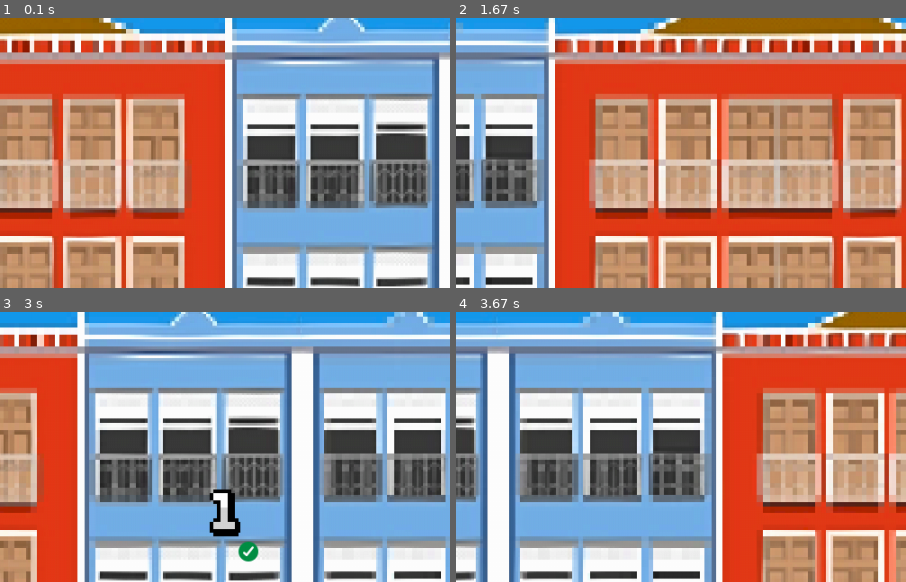
Above: before the commit, frames 1-4 (two rows, left to right).
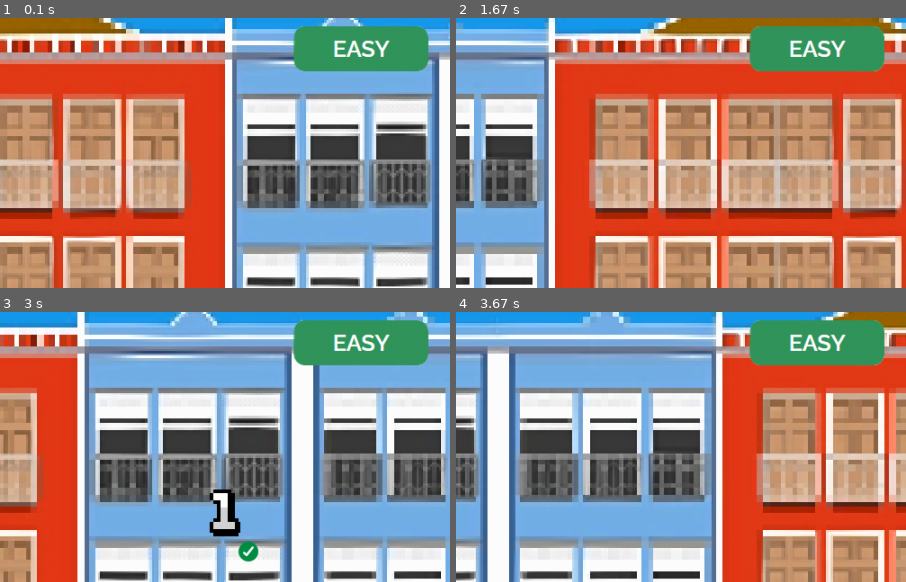
Above: after the commit, the same moments.

Repository: silvaronald/boy_do_bit
Game: pygame game, started from main.py
Two runs of this game, one before a commit and one after it. Both use one fixed random seed, a clock stepped at 60 frames per second and the inputs below.
Inputs:
- Up to frame 1 (0.1 s): no input
- Up to frame 2 (1.67 s): tap Space at 0.33 s; tap W at 0.67, 1.57 s
- Up to frame 3 (3 s): tap W at 1.87, 2.07, 2.37, 2.57, 2.87 s; tap Space at 2.15 s
- Up to frame 4 (3.67 s): tap W at 3.13, 3.47 s; tap Space at 3.55 s
The pictures show only the part of the screen within x 50-100%, y 11-61%; the shares and areas given below are measured in that part.

The runs differ from the first frame. In frame 1, 5.0% of the frame differs, in the area x 65-96%, y 2-20%; in frame 2, 5.0%; in frame 3, 5.0%; in frame 4, 5.0%.

Commit message:
som do collect e do funo atualizados, lvl de dificuldade na screen, display error consertado

Diff:
--- a/main.py
+++ b/main.py
@@ -14,13 +14,28 @@
 
     game_speed = 20
 
+    # Função para padronizar o volume dos sons
+    def create_sound(name):
+        fullname = "Assets/sounds/" + name     # path + name of the sound file
+        sound = pygame.mixer.Sound(fullname)
+        sound.set_volume(0.40)
+        return sound
+
     # Sons utilizados
-    music = pygame.mixer.music.load("Assets/sounds/pixel_king_hall.mp3")
-    pygame.mixer.music.play(-1)
-
-    death_sound = pygame.mixer.Sound("Assets/sounds/death_sound.mp3")
-
-    collect_Sound = pygame.mixer.Sound('Assets/sounds/collect.wav')
+    bg_music = create_sound("pixel_king_hall.mp3")
+
+    # Como o background_sound vai rolar no jogo inteiro, vai começar a tocar logo daqui
+    bg_music.play(-1)
+
+    # Os sons seguintes serao implementados depois (sound effects)
+
+    death_sound = create_sound("death_sound.mp3")
+
+    collect_Sound = create_sound("collect.wav")
+
+    collide_Sound = create_sound("collision.wav")
+
+    bullet_Sound = create_sound("laser1.wav")
 
     # Imagens que serão utilizadas
     run_animation = []
@@ -37,6 +52,12 @@
 
     img_coins = [pygame.image.load(os.path.join("Assets/collectables", "pixel 0.png")),
                  pygame.image.load(os.path.join("Assets/collectables", "pixel 1.png"))]
+
+    game_over_bg = pygame.image.load(os.path.join("Assets/gameover", "game_over_background.png"))
+
+    # A posição ta zoada, ta sendo controlado de acordo com o game_speed (line 322-330)
+    diff_images = [pygame.image.load(os.path.join("Assets/diff", "easy.png")),
+                 pygame.image.load(os.path.join("Assets/diff", "medium.png")), pygame.image.load(os.path.join("Assets/diff", "hard.png"))]
 
     heart_image = pygame.image.load(os.path.join("Assets/collectables", "heart pixel art 64x64.png"))
 
@@ -277,6 +298,16 @@
         if time % 50 == 0:
             game_speed += 0.6
 
+        # Condições de dificuldade (exibir na tela easy, medium ou hard feito o Dikastis)
+        if game_speed < 25:
+            win.blit(diff_images[0], (818,70))
+
+        elif game_speed < 35:
+            win.blit(diff_images[1], (818,70))
+
+        else:
+            win.blit(diff_images[2], (818,70))
+
         # Exclui o check quando ele sai da visão
         for bullet in bullets:
             if bullet.x < 1000 and bullet.x > 0:
@@ -340,7 +371,6 @@
             # O player perde uma vida quando bate em algum obstáculo
             if boy.boy_rect.colliderect(obstacle.rect):
                 obstacles.pop(obstacles.index(obstacle))
-                collide_Sound = mixer.Sound('Assets/sounds/collision.wav')
                 collide_Sound.play()
                 lives -= 1
 
@@ -354,7 +384,6 @@
                     elif random.randint(1, 100) <= 10:
                         passion_fruit.append(slow_item_passion(slow_item))
 
-                    bullet_Sound = mixer.Sound('Assets/sounds/laser1.wav')
                     bullet_Sound.play()
                     try:
                         obstacles.pop(obstacles.index(obstacle))
@@ -377,8 +406,6 @@
             if boy.boy_rect.colliderect(collect.rect):
                 collect_Sound.play()
 
-                collect_Sound = mixer.Sound('Assets/sounds/collect.wav')
-                collect_Sound.play()
                 if collect.type == 0:
                     zeros += 1
 
@@ -423,17 +450,18 @@
         pygame.display.update()
 
         if lives == 0:
+            bg_music.stop()
             death_sound.play()
 
-            Game_Over(zeros, ones)
+            Game_Over(game_over_bg, zeros, ones)
+
+            break
 
     pygame.quit()
 
 
-def Game_Over(zeros=0, ones=0):
+def Game_Over(bg,zeros=0, ones=0):
     pygame.init()
-
-    pygame.mixer.music.stop()
 
     win = pygame.display.set_mode((1000, 600))
 
@@ -453,6 +481,7 @@
 
         if userInput[pygame.K_SPACE]:
             main()
+            break
 
         #background do Game Over
         bg = pygame.image.load(os.path.join("Assets/gameover", "game_over_background.png")).convert()
@@ -481,5 +510,4 @@
 
     pygame.quit()
 
-
 main()
Binary file added: Assets/diff/easy.png
Binary file added: Assets/diff/hard.png
Binary file added: Assets/diff/medium.png
Not shown, changed: Assets/sounds/collect.wav
